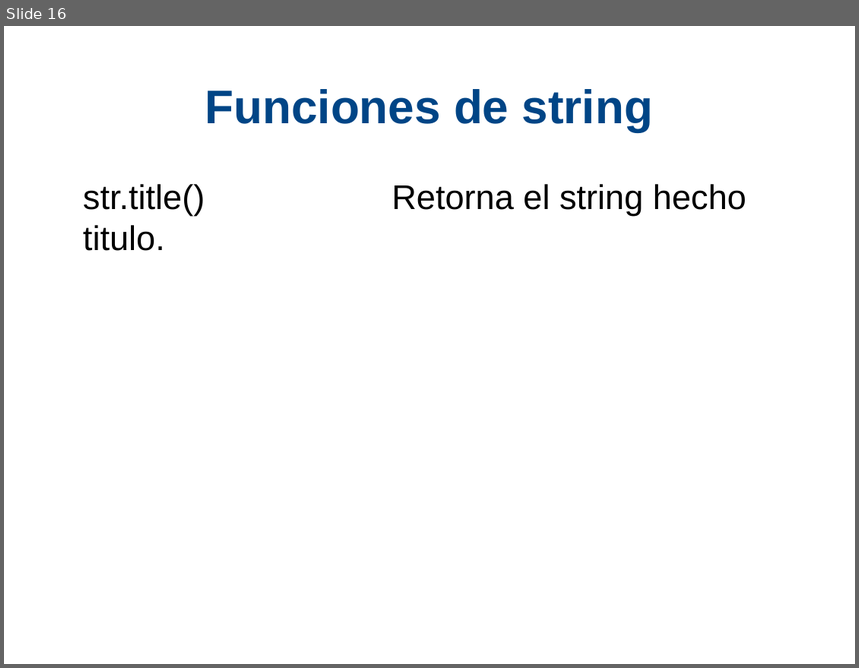
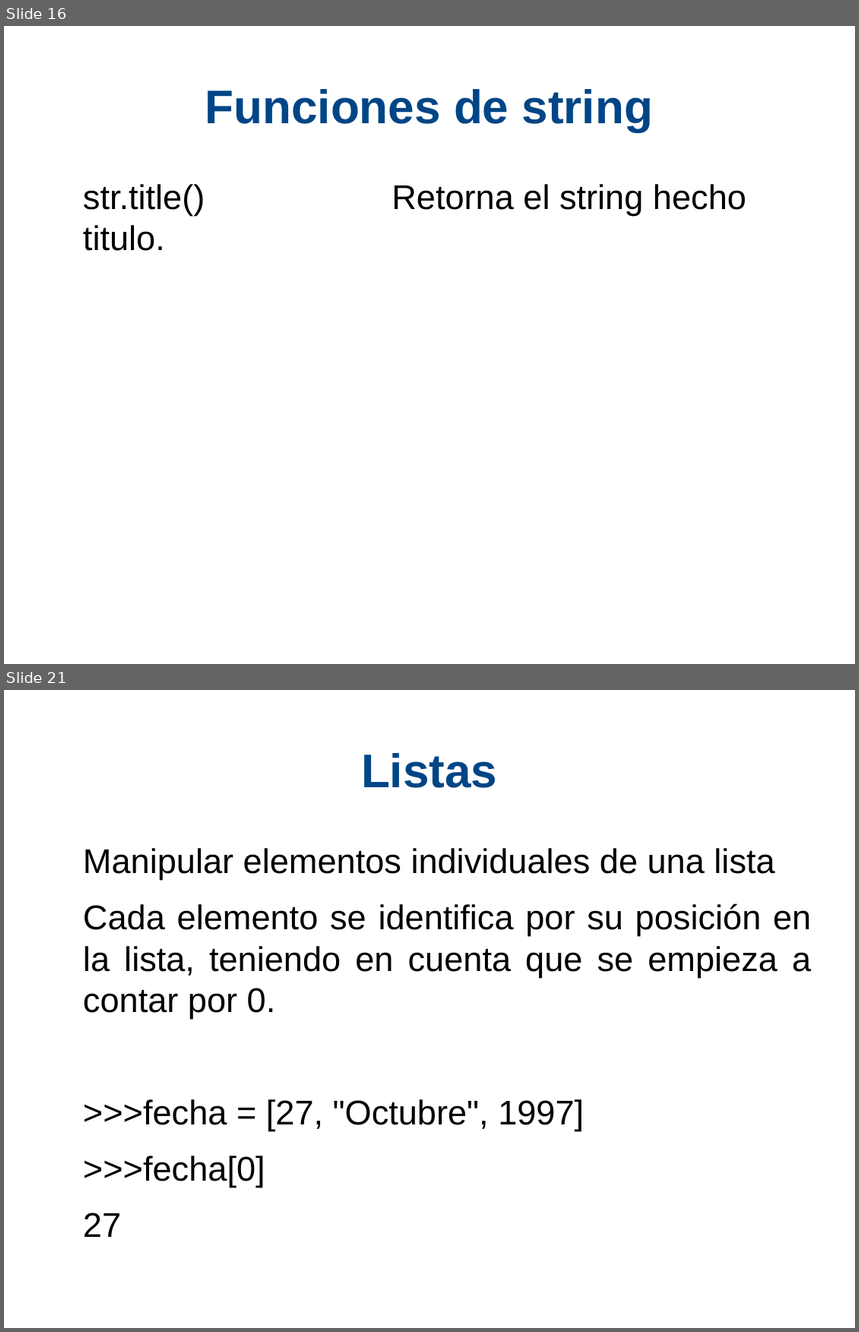
Before and after one commit to xDavidPM/Taller-Python, a slide deck: Python diapositiva.odp. Shown one above the other, each under a label of ours: slide 16 before the commit, slides 16 and 21 after it; the slides between them are not shown. The pictures are 859x668 and 859x1332 pixels, drawn with LibreOffice and Linux fonts; fonts in the diff are those of the drawing; background and template pictures are left out. Boxes give left, top, right and bottom in pixels: in the first picture for what was removed or moved away, otherwise in the second. Text is boxed around its words. In the diff, an @@ line names an element or a change of style, - is before the commit and + after.

```diff
--- a/Python diapositiva.odp
+++ b/Python diapositiva.odp
@@ slide 21 added at [4,690,855,1328], background #FFFFFF @@
@@ title added at [361,753,497,788], 44 pt, text #004586, bold @@
+Listas
@@ text added at [83,848,811,1237], 32 pt, text #000000 @@
+Manipular elementos individuales de una lista
+Cada elemento se identifica por su posición en la lista, teniendo en cuenta que se empieza a contar por 0.
+>>>fecha = [27, "Octubre", 1997]
+>>>fecha[0]
+27
```
Also in this commit, not shown: 4 slides changed, 10 other slides added, 1 other file.
